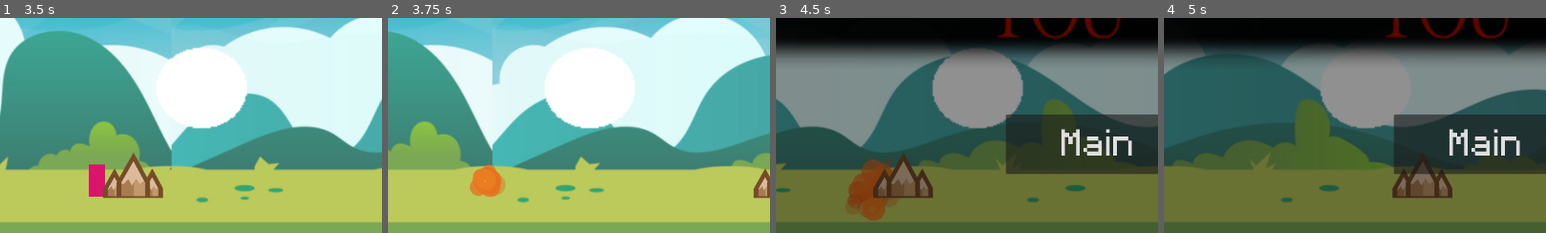
Above: before the commit, frames 1-4 (left to right).
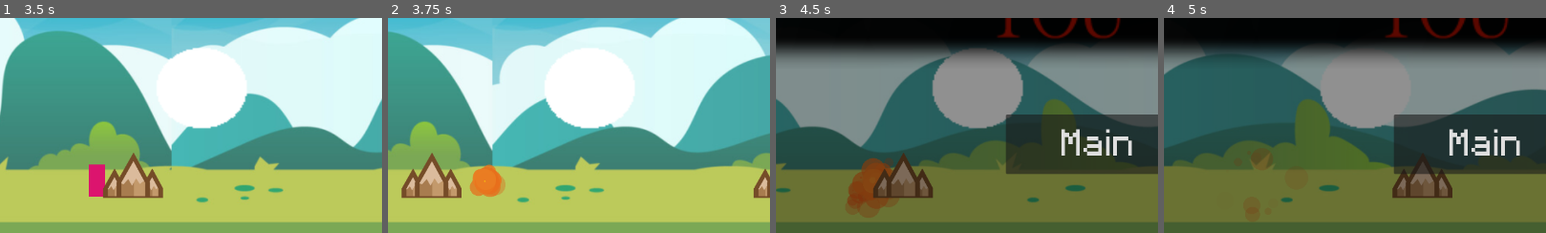
Above: after the commit, the same moments.

Repository: sarahletchford42/the-big-race
Game: Godot game, scene res://scenes/UI/title_screen.tscn
The game is run twice, just before and just after one commit, with the same random seed, the same clock (stepped at 60 frames per second) and the same inputs.
Inputs:
- Up to frame 1 (3.5 s): click "Start" at 0.5 s; tap Enter (ui_accept) at 1.25, 1.52, 2.27 s
- Up to frame 2 (3.75 s): no input
- Up to frame 3 (4.5 s): tap Enter (ui_accept) at 3.77 s
- Up to frame 4 (5 s): tap Enter (ui_accept) at 4.52 s
The pictures show only the part of the screen within x 0-50%, y 40-90%; the shares and areas given below are measured in that part.

Frame 1 is identical in both runs. In frame 2, 2.0% of the frame differs, in the area x 3-20%, y 62-84%; in frame 3, 0.2%; in frame 4, less than 0.1%.

Commit message:
FIXED SPONTANEOUS EXPLOSION BUG

Diff:
--- a/Spike.gd
+++ b/Spike.gd
@@ -7,10 +7,7 @@
 	position.x -= speed * delta
 
 func _on_body_entered(_body):
-	if _body.is_in_group("obstacles"):
-		var player = get_tree().get_first_node_in_group("obstacles")
-		get_node("CollisionShape2D").set_deferred("disabled", true)
-		player.hit_by_spike()
+	if _body.is_in_group("player"):
 		queue_free()
 
 func _on_visible_on_screen_notifier_2d_screen_exited():
--- a/scenes/obstacles/spike.tscn
+++ b/scenes/obstacles/spike.tscn
@@ -6,7 +6,7 @@
 [sub_resource type="RectangleShape2D" id="RectangleShape2D_65vn2"]
 size = Vector2(67, 52)
 
-[node name="Spike" type="Area2D"]
+[node name="Spike" type="Area2D" groups=["spike"]]
 collision_layer = 2
 collision_mask = 3
 script = ExtResource("1_xk4xh")
--- a/scenes/player/player.gd
+++ b/scenes/player/player.gd
@@ -5,6 +5,7 @@
 # Get the gravity from the project settings to be synced with RigidBody nodes.
 var gravity = ProjectSettings.get_setting("physics/2d/default_gravity")
 var dying = null
+var fix = false
 
 func _on_ready():
 	dying = false
@@ -22,15 +23,21 @@
 			if velocity.y < -100:
 				velocity.y = -100
 		move_and_slide()
-
-func hit_by_spike():
-	dying = true
-	$GPUParticles2D.set_emitting(true)
-	print("hit")
-	$ColorRect.visible = false
-	get_node("CollisionShape2D").set_deferred("disabled", true)
-	$death_timer.start()
+	else:
+		velocity.y = 0
 
 func _on_death_timer_timeout():
-	dying = false
 	$CanvasLayer/death_screen.visible = true
+
+func _on_area_2d_area_entered(area):
+	if area.is_in_group("spike") and fix:
+		print("hit by: ", area)
+		dying = true
+		$GPUParticles2D.set_emitting(true)
+		$ColorRect.visible = false
+		get_node("Area2D/CollisionShape2D").set_deferred("disabled", true)
+		get_node("CollisionShape2D").set_deferred("disabled", true)
+		$death_timer.start()
+
+func _on_timer_timeout():
+	fix = true
--- a/scenes/player/player.tscn
+++ b/scenes/player/player.tscn
@@ -1,11 +1,11 @@
-[gd_scene load_steps=8 format=3 uid="uid://dg7xmeyo46eb1"]
+[gd_scene load_steps=9 format=3 uid="uid://dg7xmeyo46eb1"]
 
 [ext_resource type="Script" path="res://scenes/player/player.gd" id="1_yokth"]
 [ext_resource type="Texture2D" uid="uid://bnmnke3i8lpte" path="res://images/UI/food_white.png" id="2_h458i"]
 [ext_resource type="PackedScene" uid="uid://cr8yxxl2fsc7m" path="res://scenes/UI/death_screen.tscn" id="3_hb4gh"]
 
 [sub_resource type="RectangleShape2D" id="RectangleShape2D_caj2x"]
-size = Vector2(20, 37)
+size = Vector2(18, 36)
 
 [sub_resource type="Gradient" id="Gradient_k6yqs"]
 offsets = PackedFloat32Array(0, 0.00740741, 1)
@@ -29,8 +29,11 @@
 scale_max = 0.5
 color_ramp = SubResource("GradientTexture1D_nxn6a")
 
-[node name="Player" type="CharacterBody2D" groups=["obstacles"]]
-collision_mask = 7
+[sub_resource type="RectangleShape2D" id="RectangleShape2D_ftc01"]
+size = Vector2(20, 38)
+
+[node name="Player" type="CharacterBody2D"]
+collision_mask = 5
 script = ExtResource("1_yokth")
 
 [node name="ColorRect" type="ColorRect" parent="."]
@@ -41,7 +44,6 @@
 color = Color(0.862745, 0.0784314, 0.431373, 1)
 
 [node name="CollisionShape2D" type="CollisionShape2D" parent="."]
-position = Vector2(0, -0.5)
 shape = SubResource("RectangleShape2D_caj2x")
 
 [node name="GPUParticles2D" type="GPUParticles2D" parent="."]
@@ -59,4 +61,18 @@
 
 [node name="death_screen" parent="CanvasLayer" instance=ExtResource("3_hb4gh")]
 
+[node name="Area2D" type="Area2D" parent="." groups=["player"]]
+collision_layer = 2
+collision_mask = 2
+
+[node name="CollisionShape2D" type="CollisionShape2D" parent="Area2D"]
+shape = SubResource("RectangleShape2D_ftc01")
+
+[node name="Timer" type="Timer" parent="."]
+wait_time = 2.0
+one_shot = true
+autostart = true
+
 [connection signal="timeout" from="death_timer" to="." method="_on_death_timer_timeout"]
+[connection signal="area_entered" from="Area2D" to="." method="_on_area_2d_area_entered"]
+[connection signal="timeout" from="Timer" to="." method="_on_timer_timeout"]
